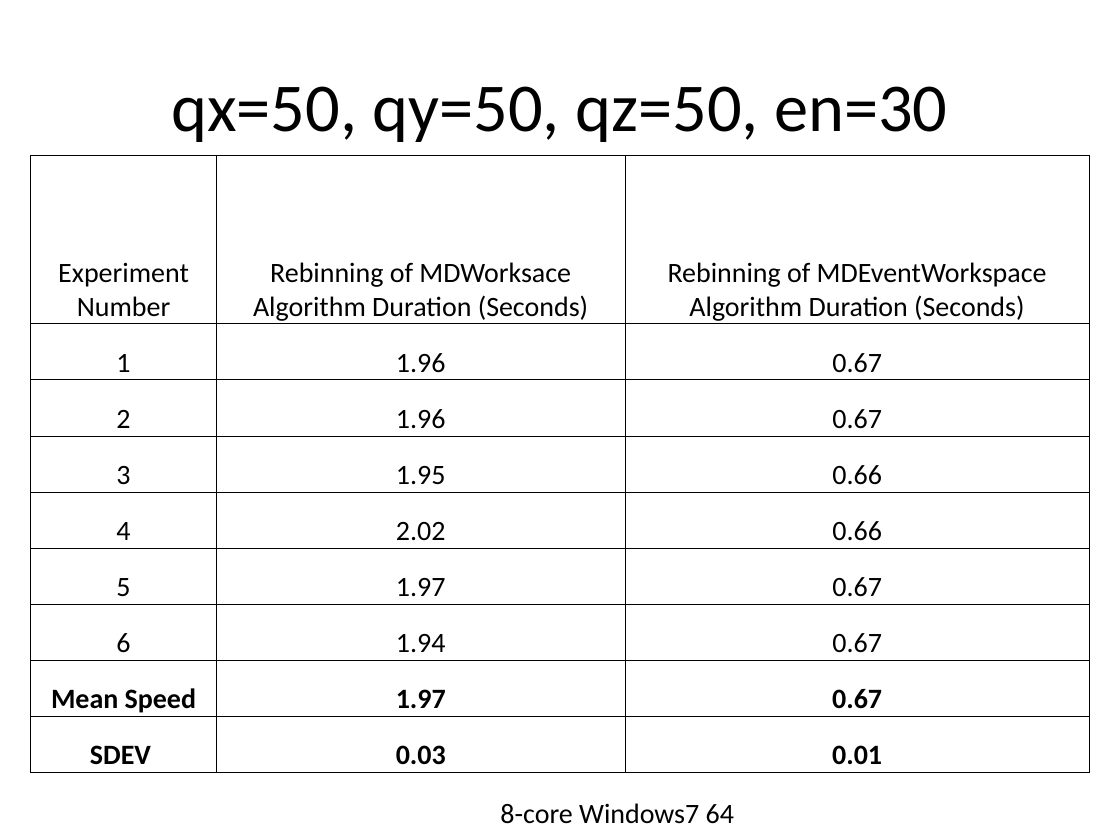
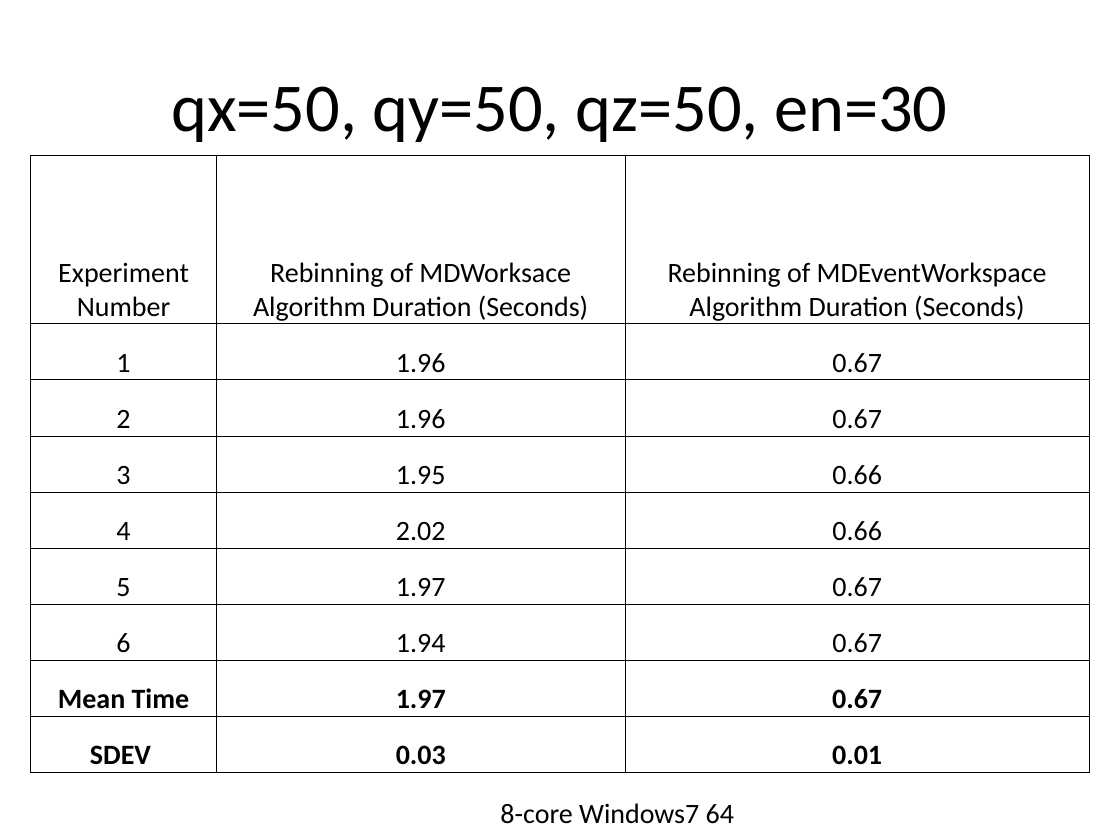
Before and after one commit to mantidproject/documents, a slide deck: slide 3 of Performance/RebinningStatistics.pptx. Drawn at 1120x840 pixels with LibreOffice and Linux fonts; fonts in the diff are those of the drawing. Boxes give left, top, right and bottom in pixels: in the first picture for what was removed or moved away, otherwise in the second. Text is boxed around its words. In the diff, an @@ line names an element or a change of style, - is before the commit and + after.

```diff
--- a/Performance/RebinningStatistics.pptx
+++ b/Performance/RebinningStatistics.pptx
@@ table at box(31, 156, 1090, 773) @@
-row 8, column 1: Mean Speed
+row 8, column 1: Mean Time
```
Also in this commit, not shown: 4 other slides changed.
